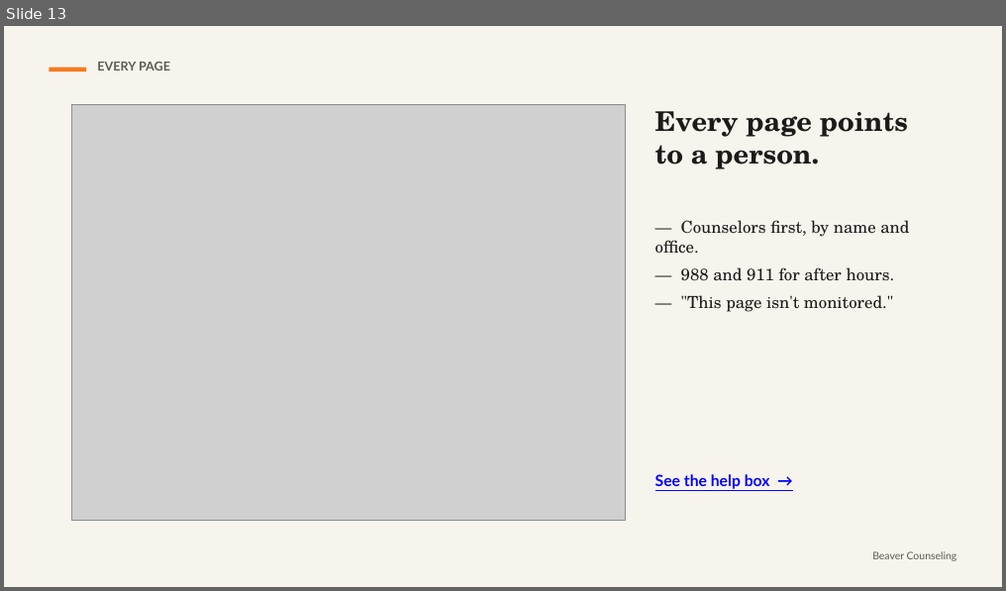
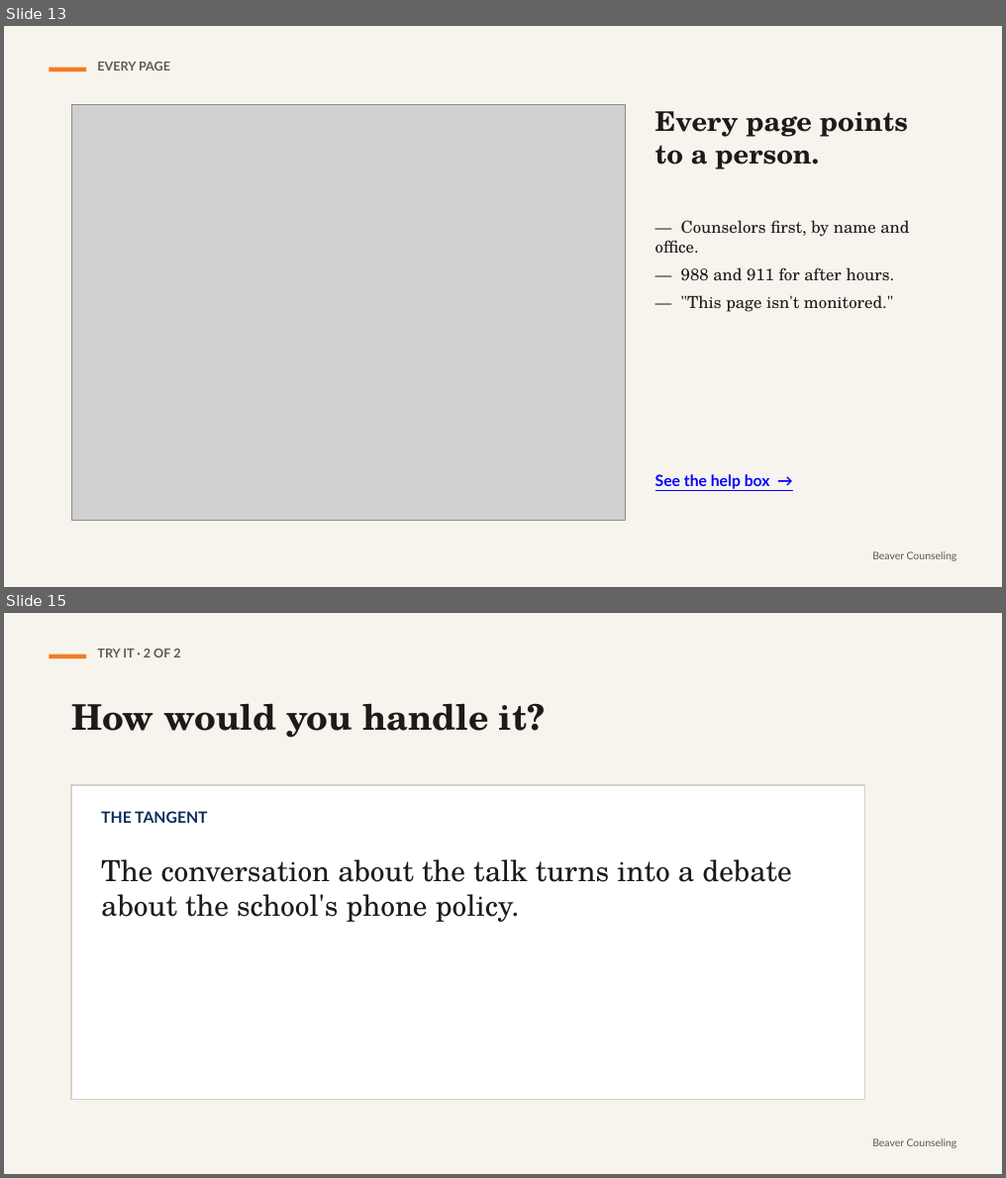
Before and after one commit to rmwtoolkit/bcds-toolkit, a slide deck: decks/using-the-toolkit-lesson-v2.pptx. Shown one above the other, each under a label of ours: slide 13 before the commit, slides 13 and 15 after it; the slides between them are not shown. The pictures are 1006x591 and 1006x1178 pixels, drawn with LibreOffice and Linux fonts; fonts in the diff are those of the drawing; grey boxes stand for pictures. Boxes give left, top, right and bottom in pixels: in the first picture for what was removed or moved away, otherwise in the second. Text is boxed around its words. In the diff, an @@ line names an element or a change of style, - is before the commit and + after.

```diff
--- a/decks/using-the-toolkit-lesson-v2.pptx
+++ b/decks/using-the-toolkit-lesson-v2.pptx
@@ slide 15 added at <box>4,613,1002,1174</box>, background #F7F4EE @@
@@ rectangle added at <box>49,655,86,659</box>, fill #F47B20 @@
@@ text added at <box>97,649,180,658</box>, 12 pt, text #5D5A54, bold @@
+TRY IT · 2 OF 2
@@ text added at <box>71,703,545,738</box>, 34 pt, text #1C1B19, bold @@
+How would you handle it?
@@ rectangle added at <box>71,785,865,1100</box>, fill #FFFFFF, outline #D8D2C6 1.25 pt @@
@@ text added at <box>101,811,207,823</box>, 15 pt, text #0B2D5B, bold @@
+THE TANGENT
@@ text added at <box>101,860,791,922</box>, 28 pt, text #1C1B19 @@
+The conversation about the talk turns into a debate about the school's phone policy.
@@ text added at <box>872,1139,957,1149</box>, 10 pt, text #5D5A54 @@
+Beaver Counseling
```
Also in this commit, not shown: 7 slides changed, 5 other slides added, 10 slides removed, 2 other files.
